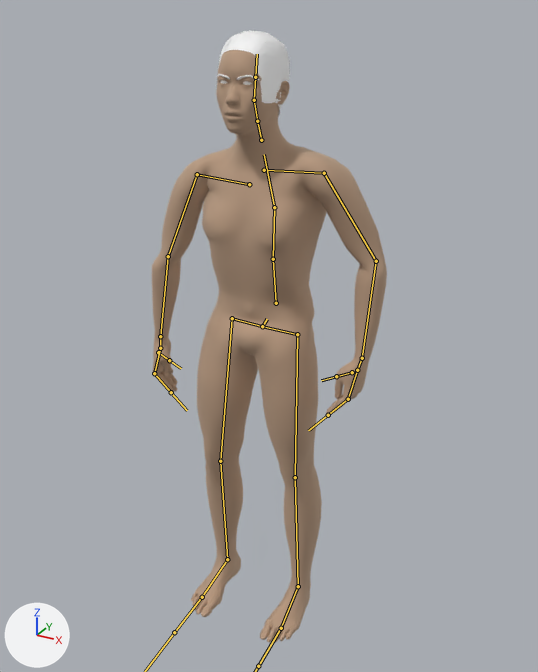
One commit to the FBX model FinalFBXes/ElbowToKneeTuck/IdleToElbowToKneeTuck.fbx: the scene before it, then after it.
Both versions are drawn from a 50 mm lens placed at (0.0971, -0.1906, 0.1809), pointed at (0.0016, -0.0171, 0.0942). Lighting does not change. The marker at lower left points along +X, +Y and +Z. Both versions are drawn at frame 2 of the action 'CMU compliant skeleton|IdleToSitup'; the numbers are the values there. The bones that bend it are drawn over the model as lines.

The first picture shows 'eyebrow002Mesh', 'high-polyMesh', 'malemodelMesh', 'short04Mesh'.
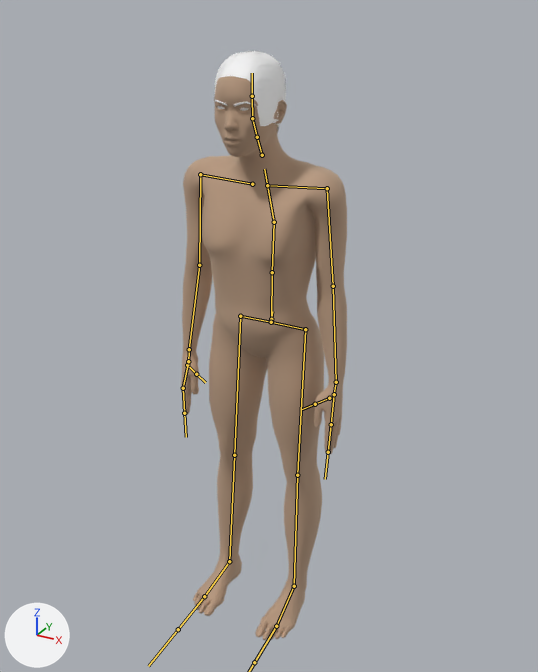
Location of each change, [x1, y1, x2, y2] in pixels of the pictures (538 x 672 px):
'malemodelMesh', posed (29% narrower): before [152, 50, 387, 643]; after [181, 76, 347, 640]
'short04Mesh', posed: before [217, 30, 290, 117]; after [214, 50, 286, 133]
'eyebrow002Mesh', posed (14% taller): before [217, 74, 259, 80]; after [214, 100, 255, 107]
'high-polyMesh', posed (6% narrower): before [220, 80, 252, 85]; after [218, 106, 248, 111]
bone 'Hips', root to tip: before (262, 326) to (267, 319); after (271, 322) to (272, 311)
bone 'LHipJoint', root to tip: before (262, 326) to (297, 334); after (271, 322) to (305, 329)
bone 'LeftLeg', root to tip: before (295, 477) to (298, 586); after (297, 475) to (294, 586)
bone 'LowerBack', root to tip: before (276, 303) to (273, 259); after (271, 319) to (272, 272)
bone 'Spine', root to tip: before (273, 259) to (274, 207); after (272, 272) to (274, 222)
bone 'LeftShoulder', root to tip: before (264, 170) to (324, 173); after (267, 185) to (327, 188)
bone 'LeftArm', root to tip: before (324, 173) to (376, 261); after (327, 188) to (333, 286)
bone 'LeftForeArm', root to tip: before (376, 261) to (362, 358); after (333, 286) to (336, 382)
bone 'LThumb', root to tip: before (352, 372) to (336, 376); after (329, 398) to (315, 404)
bone 'LeftHandFinger1', root to tip: before (348, 399) to (328, 415); after (331, 424) to (328, 452)
bone 'Neck', root to tip: before (261, 140) to (257, 121); after (262, 155) to (257, 137)
bone 'Neck1', root to tip: before (257, 121) to (254, 100); after (257, 137) to (252, 118)
bone 'RightShoulder', root to tip: before (249, 184) to (197, 174); after (252, 184) to (200, 174)
bone 'RightArm', root to tip: before (197, 174) to (168, 256); after (200, 174) to (199, 265)
bone 'RightForeArm', root to tip: before (168, 256) to (160, 336); after (199, 265) to (189, 349)
bone 'RThumb', root to tip: before (158, 352) to (169, 360); after (187, 365) to (196, 374)
bone 'RightHandFinger1', root to tip: before (154, 373) to (171, 392); after (183, 388) to (184, 413)
bone 'RHipJoint', root to tip: before (262, 326) to (232, 318); after (271, 322) to (240, 316)
bone 'RightUpLeg', root to tip: before (232, 318) to (220, 461); after (240, 316) to (234, 455)
bone 'RightLeg', root to tip: before (220, 461) to (227, 559); after (234, 455) to (229, 561)

The change in detail:
Bone 'Hips' (bone_hips) moves from (0.0, -0.41, -1.124) to (0.0, -0.458, -1.139).
Bone 'Hips' (bone_hips) turns from (-130, 0, 0) to (-90, 0, 0) degrees about its own x, y and z.
Bone 'LHipJoint' (bone_lhipjoint) turns from (-6, 42, -3) to (0, -2, 0) degrees about its own x, y and z.
Bone 'LeftLeg' (bone_leftleg) turns from (-3, 0, 0) to (-2, -1, 2) degrees about its own x, y and z.
Bone 'LowerBack' (bone_lowerback) moves from (0.0, 0.0, 0.0) to (-0.003, -0.081, 0.026).
Bone 'LowerBack' (bone_lowerback) turns from (46, 0, 0) to (-3, 0, 0) degrees about its own x, y and z.
Bone 'Spine' (bone_spine) turns from (0, 0, 0) to (8, 0, 0) degrees about its own x, y and z.
Bone 'LeftShoulder' (bone_leftshoulder) moves from (-0.003, -0.007, 0.007) to (0.0, 0.0, 0.0).
Bone 'LeftShoulder' (bone_leftshoulder) turns from (0, 0, 0) to (0, -1, 0) degrees about its own x, y and z.
Bone 'LeftArm' (bone_leftarm) turns from (-24, 59, -80) to (-7, 0, -85) degrees about its own x, y and z.
Bone 'LeftForeArm' (bone_leftforearm) turns from (47, -41, -34) to (12, -1, 1) degrees about its own x, y and z.
Bone 'LThumb' (bone_lthumb) turns from (8, -7, -3) to (0, 0, 0) degrees about its own x, y and z.
Bone 'LeftHandFinger1' (bone_lefthandfinger1) turns from (29, -15, -28) to (1, -1, -1) degrees about its own x, y and z.
Bone 'Neck' (bone_neck) turns from (-7, 0, 0) to (0, 0, 0) degrees about its own x, y and z.
Bone 'Neck1' (bone_neck1) turns from (-3, 0, 0) to (0, 0, 0) degrees about its own x, y and z.
Bone 'RightShoulder' (bone_rightshoulder) moves from (-0.033, -0.012, 0.03) to (-0.001, -0.001, 0.001).
Bone 'RightArm' (bone_rightarm) turns from (40, -85, 25) to (-3, -26, 84) degrees about its own x, y and z.
Bone 'RightForeArm' (bone_rightforearm) turns from (25, 69, 30) to (6, 4, 1) degrees about its own x, y and z.
Bone 'RThumb' (bone_rthumb) turns from (22, -4, -11) to (1, 0, 0) degrees about its own x, y and z.
Bone 'RightHandFinger1' (bone_righthandfinger1) turns from (21, -5, 26) to (1, 0, 1) degrees about its own x, y and z.
Bone 'RHipJoint' (bone_rhipjoint) turns from (-21, -72, 17) to (0, 3, 0) degrees about its own x, y and z.
Bone 'RightUpLeg' (bone_rightupleg) turns from (-37, 1, 1) to (1, -1, -1) degrees about its own x, y and z.
Bone 'RightLeg' (bone_rightleg) turns from (8, 0, 0) to (-2, 0, 2) degrees about its own x, y and z.
